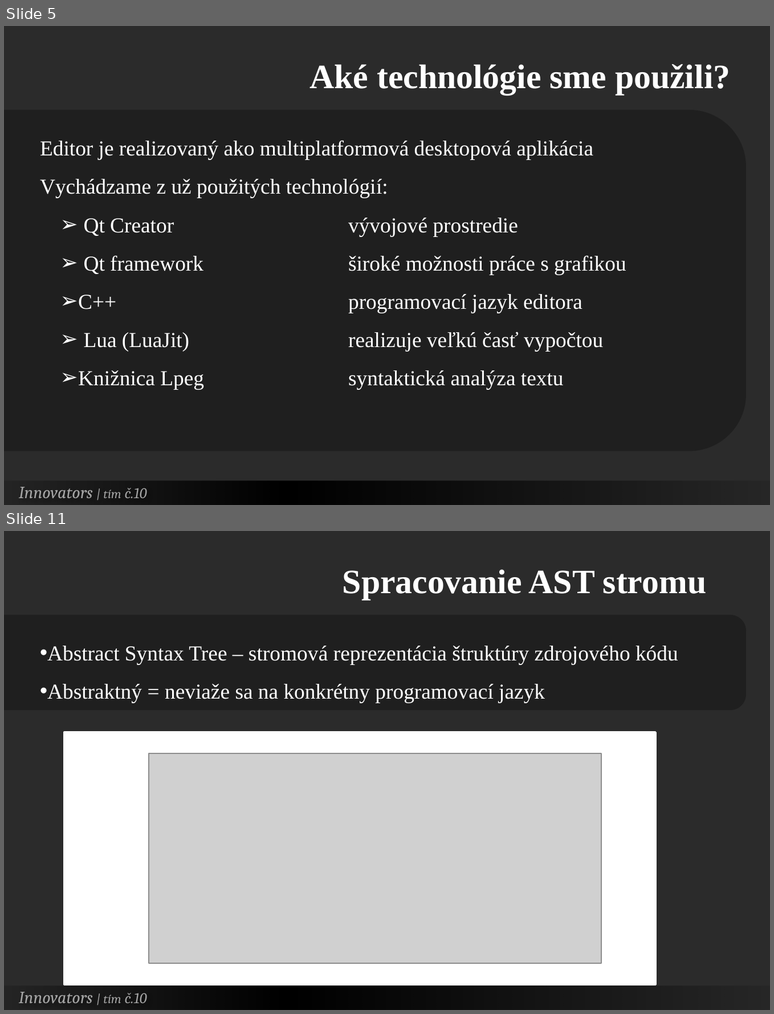
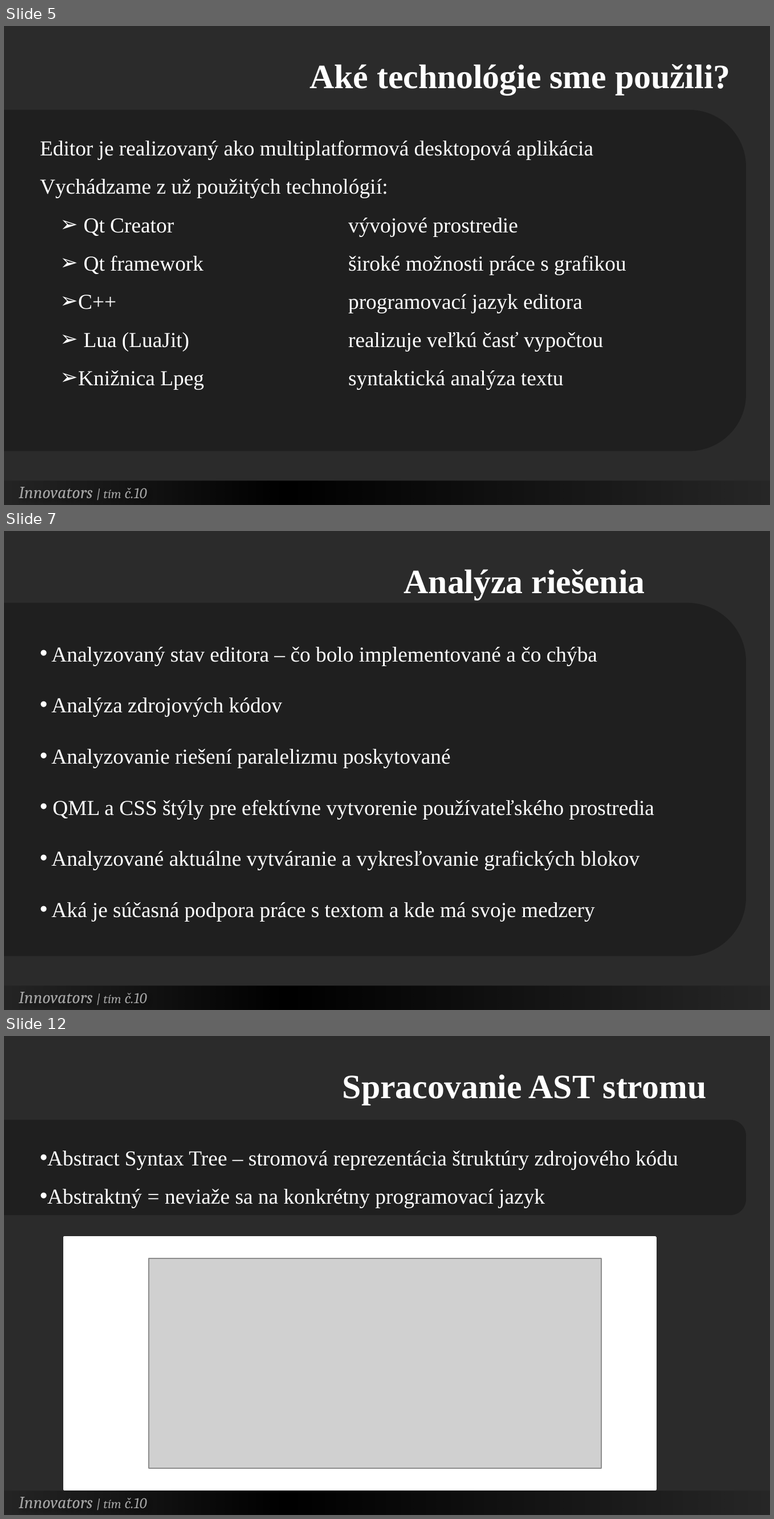
Before and after one commit to Innovators-Team10/Documentation, a slide deck: Dokumentacie/Ostatne/Innovators.pptx. Shown one above the other, each under a label of ours: slides 5 and 11 before the commit, slides 5, 7 and 12 after it; the slides between them are not shown. The pictures are 774x1014 and 774x1519 pixels, drawn with LibreOffice and Linux fonts; fonts in the diff are those of the drawing; grey boxes stand for pictures; background and template pictures are left out; a plain dark background stands for a picture behind light text. Boxes give left, top, right and bottom in pixels: in the first picture for what was removed or moved away, otherwise in the second. Text is boxed around its words. In the diff, an @@ line names an element or a change of style, - is before the commit and + after.

```diff
--- a/Dokumentacie/Ostatne/Innovators.pptx
+++ b/Dokumentacie/Ostatne/Innovators.pptx
@@ slide 7 added at [4, 531, 770, 1010], background picture (left out) @@
@@ text added at [404, 569, 645, 599], 32 pt, text #FFFFFF, bold @@
+Analýza riešenia
@@ round same rect added at [4, 603, 746, 956], fill #000000 at 28% opacity @@
@@ text added at [51, 647, 654, 921], 20 pt, text #FFFFFF @@
+• Analyzovaný stav editora – čo bolo implementované a čo chýba
+• Analýza zdrojových kódov
+• Analyzovanie riešení paralelizmu poskytované
+• QML a CSS štýly pre efektívne vytvorenie používateľského prostredia
+• Analyzované aktuálne vytváranie a vykresľovanie grafických blokov
+• Aká je súčasná podpora práce s textom a kde má svoje medzery
@@ rectangle added at [4, 986, 770, 1010], fill gradient #000000 @@
@@ text added at [19, 992, 147, 1003], 16 pt, text #A6A6A6, italic @@
+Innovators | tím č.10
@@ what was slide 11 is now slide 12 @@
```
Also in this commit, not shown: 7 slides changed.
